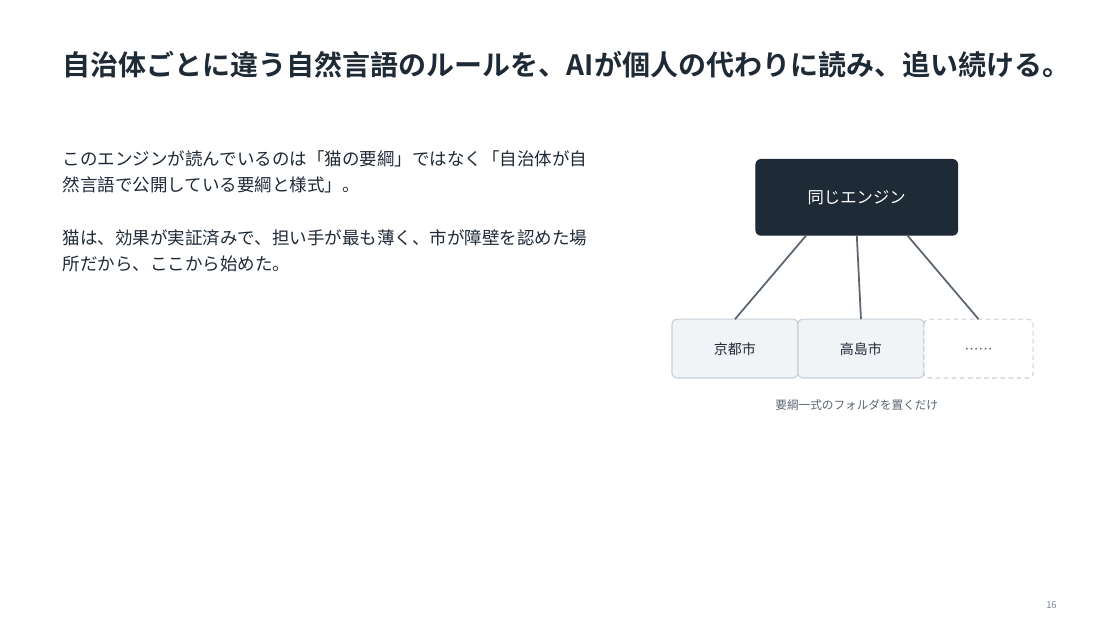
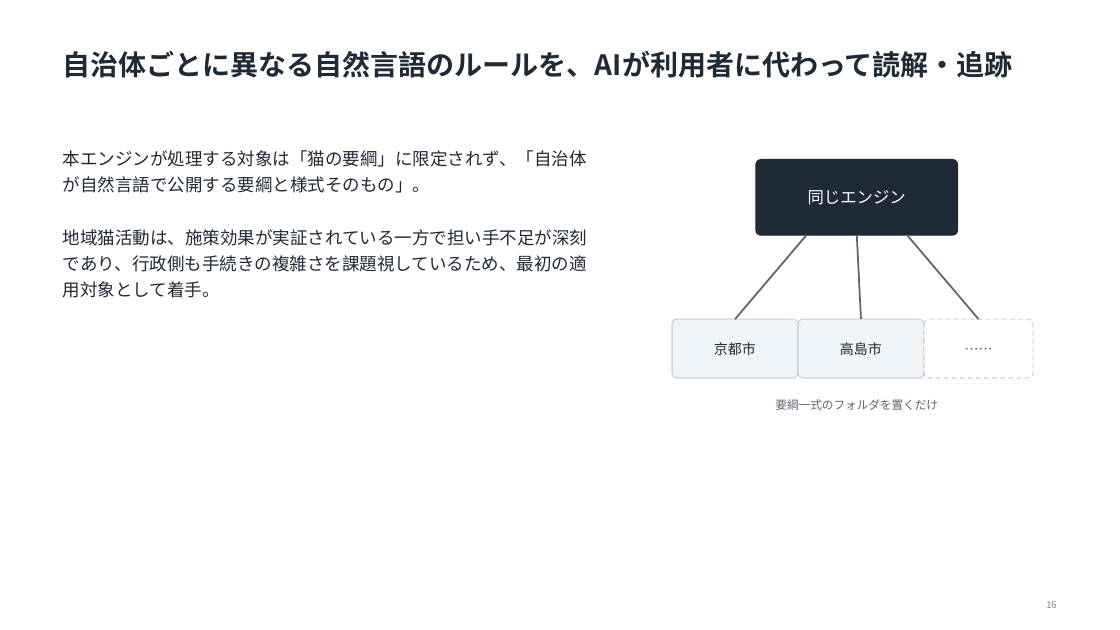
Before and after one commit to tsurutontan634/VORN, a slide deck: slide 16 of docs/deck3/nekonote_VORN2026.pptx. Drawn at 1120x630 pixels with LibreOffice and Linux fonts; fonts in the diff are those of the drawing. Boxes give left, top, right and bottom in pixels: in the first picture for what was removed or moved away, otherwise in the second. Text is boxed around its words. In the diff, an @@ line names an element or a change of style, - is before the commit and + after.

```diff
--- a/docs/deck3/nekonote_VORN2026.pptx
+++ b/docs/deck3/nekonote_VORN2026.pptx
@@ text at [63, 51, 1013, 78]: text changed @@
-自治体ごとに違う自然言語のルールを、AIが個人の代わりに読み、追い続ける。
+自治体ごとに異なる自然言語のルールを、AIが利用者に代わって読解・追跡
@@ text at [63, 150, 587, 298]: text changed @@
-このエンジンが読んでいるのは「猫の要綱」ではなく「自治体が自然言語で公開している要綱と様式」。
-猫は、効果が実証済みで、担い手が最も薄く、市が障壁を認めた場所だから、ここから始めた。
+本エンジンが処理する対象は「猫の要綱」に限定されず、「自治体が自然言語で公開する要綱と様式そのもの」。
+地域猫活動は、施策効果が実証されている一方で担い手不足が深刻であり、行政側も手続きの複雑さを課題視しているため、最初の適用対象として着手。
```
Also in this commit, not shown: 17 other slides changed, 5 other files.
